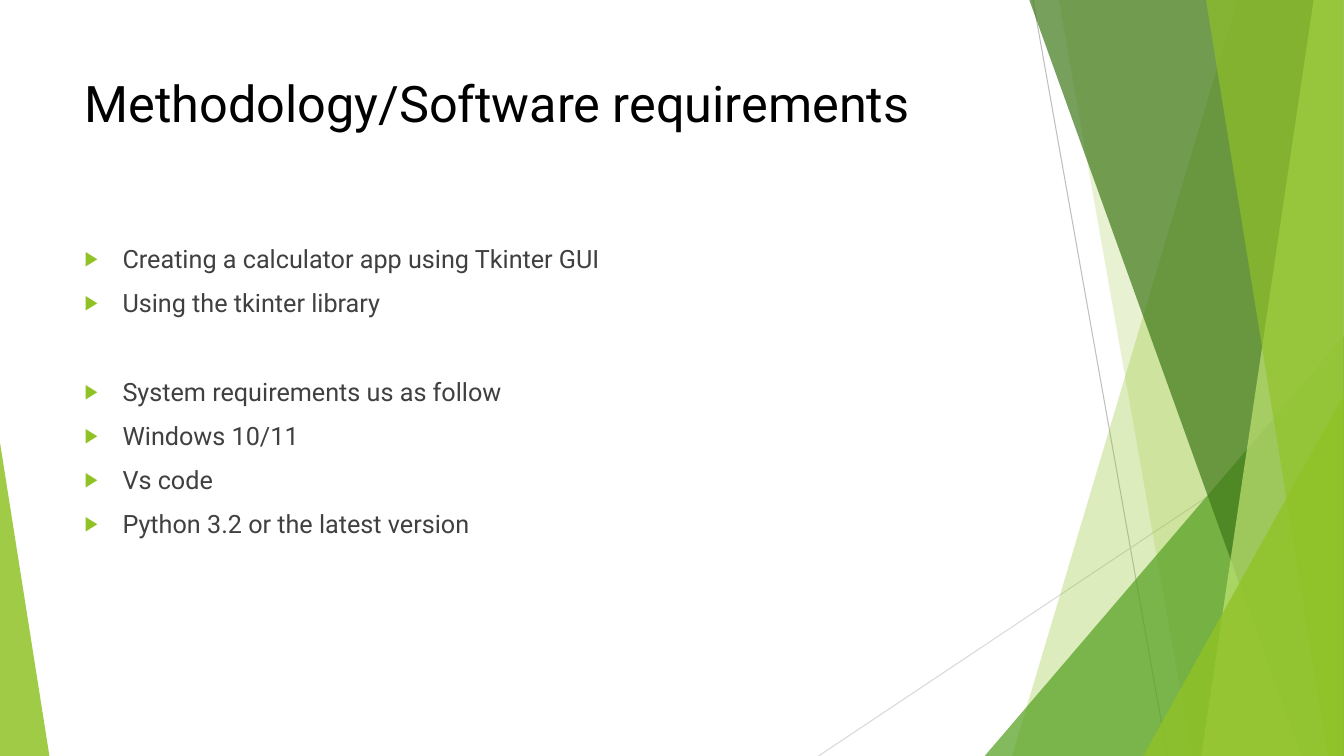
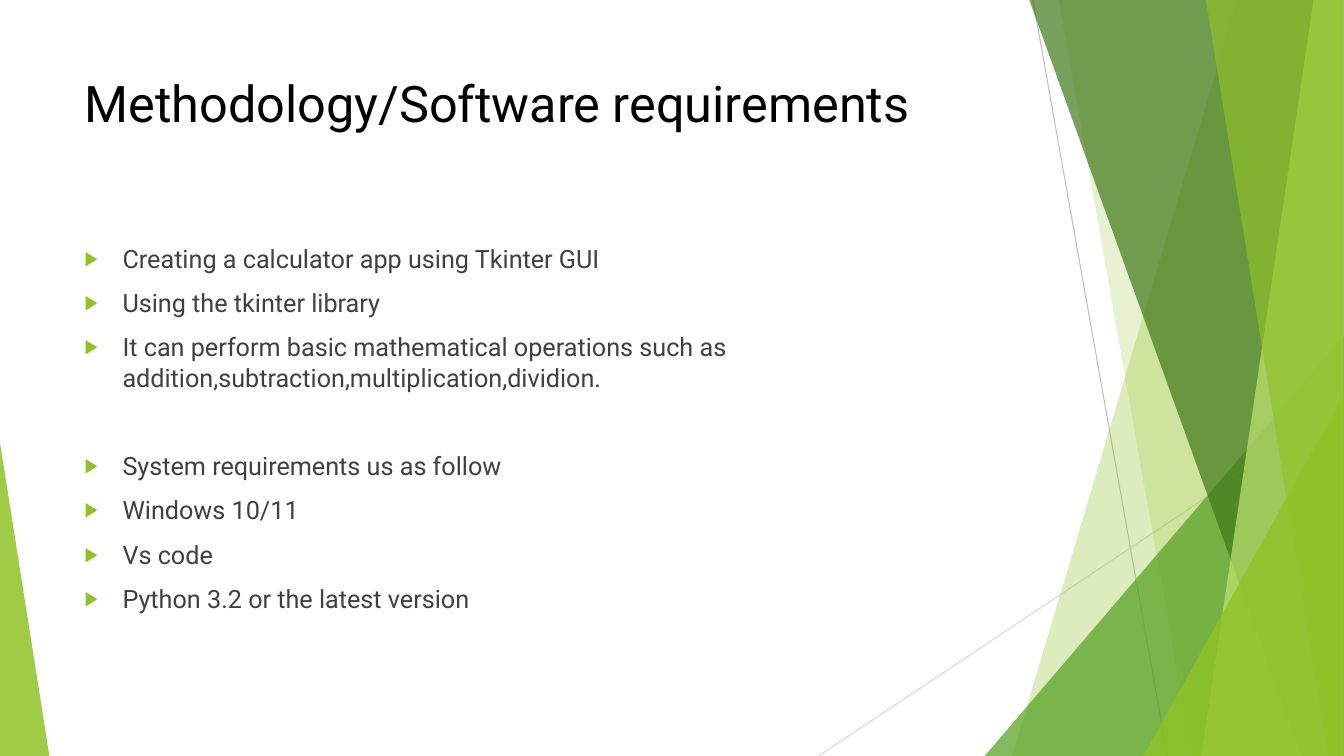
Before and after one commit to Suraj-Shejul/Project-01-Calculator, a slide deck: slide 3 of PPT_For_Calculator.pptx. Drawn at 1344x756 pixels with LibreOffice and Linux fonts; fonts in the diff are those of the drawing. Boxes give left, top, right and bottom in pixels: in the first picture for what was removed or moved away, otherwise in the second. Text is boxed around its words. In the diff, an @@ line names an element or a change of style, - is before the commit and + after.

Commit message:
made changes to ppt

```diff
--- a/PPT_For_Calculator.pptx
+++ b/PPT_For_Calculator.pptx
@@ text at [123, 337, 727, 392]: paragraph added @@
+▶ It can perform basic mathematical operations such as addition,subtraction,multiplication,dividion.
```
Also in this commit, not shown: 2 slides added.
